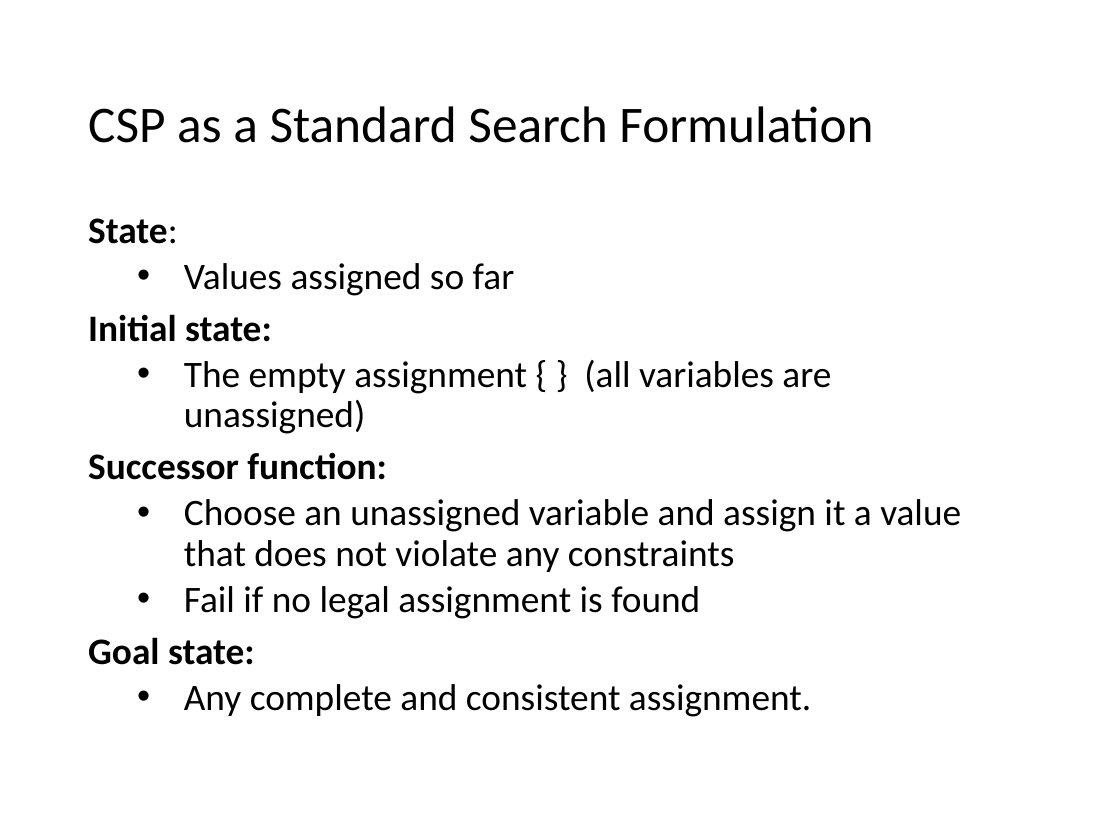
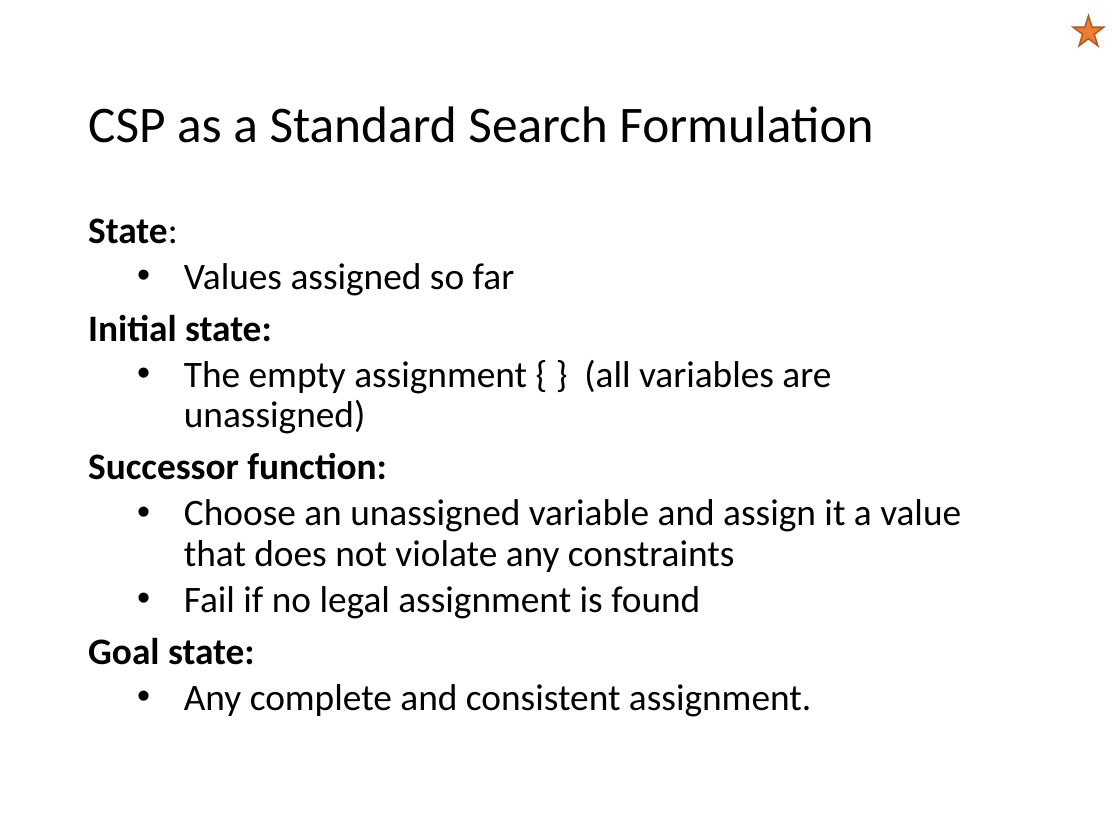
Before and after one commit to mhahsler/CS7320-AI, a slide deck: slide 11 of slides/06_CSP.pptx. Drawn at 1120x840 pixels with LibreOffice and Linux fonts; fonts in the diff are those of the drawing. Boxes give left, top, right and bottom in pixels: in the first picture for what was removed or moved away, otherwise in the second. Text is boxed around its words. In the diff, an @@ line names an element or a change of style, - is before the commit and + after.

```diff
--- a/slides/06_CSP.pptx
+++ b/slides/06_CSP.pptx
@@ star added at (1073,16,1103,46), fill #ED7D31, outline #AF5C24 1 pt @@
```
Also in this commit, not shown: 11 other slides changed, 1 other file.
